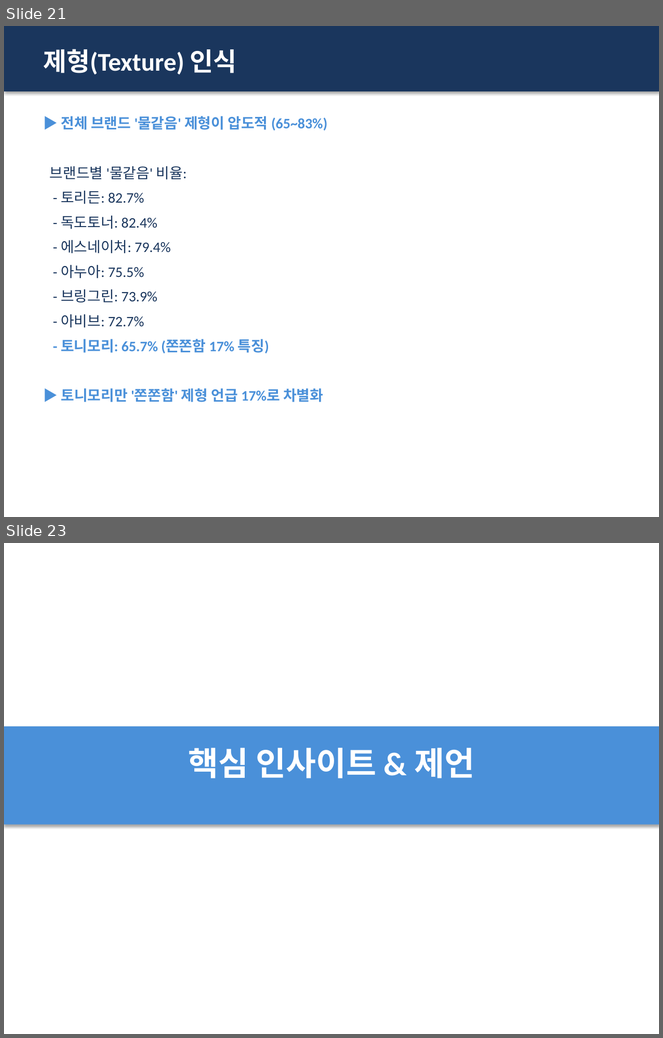
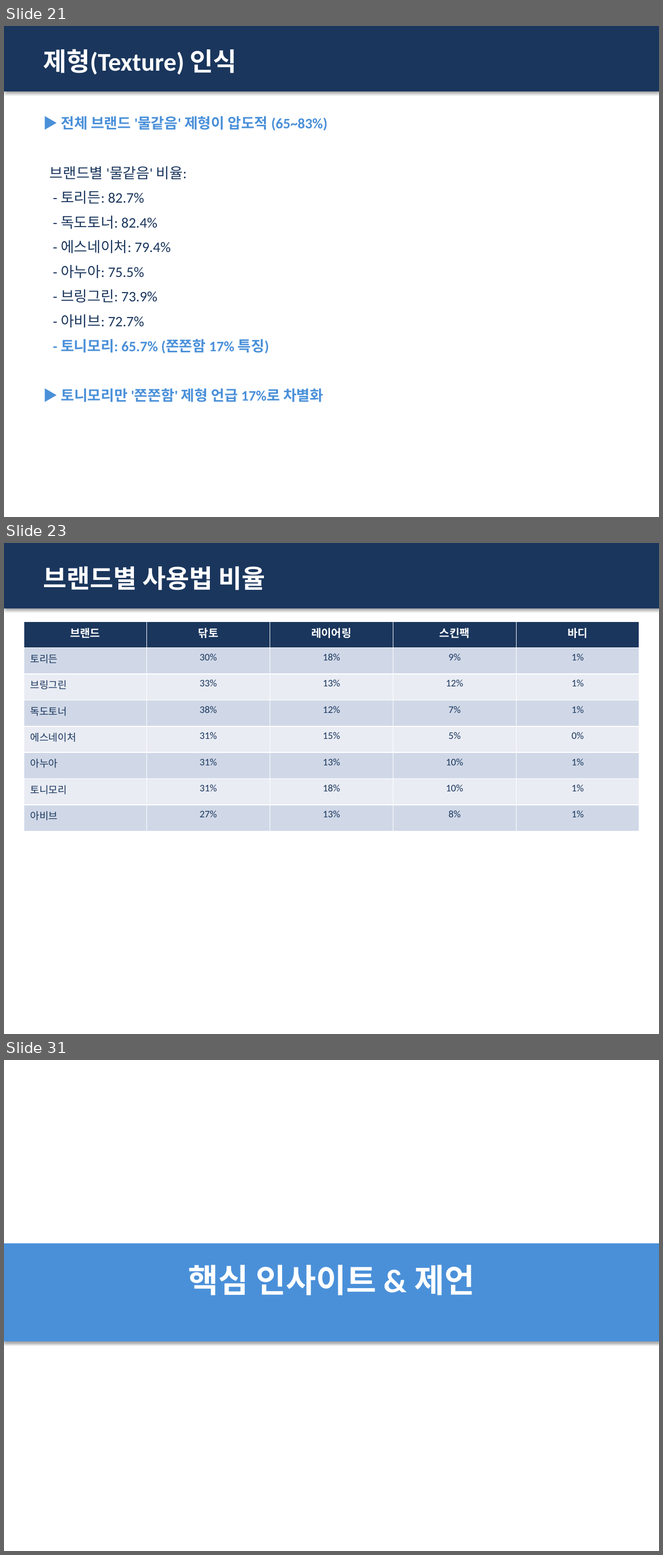
Before and after one commit to leeyoonsun53/review_analysis, a slide deck: output/토너_리뷰분석_리포트.pptx. Shown one above the other, each under a label of ours: slides 21 and 23 before the commit, slides 21, 23 and 31 after it; the slides between them are not shown. The pictures are 663x1038 and 663x1555 pixels, drawn with LibreOffice and Linux fonts; fonts in the diff are those of the drawing. Boxes give left, top, right and bottom in pixels: in the first picture for what was removed or moved away, otherwise in the second. Text is boxed around its words. In the diff, an @@ line names an element or a change of style, - is before the commit and + after.

```diff
--- a/output/토너_리뷰분석_리포트.pptx
+++ b/output/토너_리뷰분석_리포트.pptx
@@ slide 23 added at (4,543,659,1034), background #FFFFFF @@
@@ rectangle added at (4,543,659,609), fill #1A365D @@
@@ text added at (43,566,266,590), 28 pt, text #FFFFFF, bold @@
+브랜드별 사용법 비율
@@ table added at (24,622,639,831), 8 rows, 5 columns @@
+브랜드 | 닦토 | 레이어링 | 스킨팩 | 바디
+토리든 | 30% | 18% | 9% | 1%
+브링그린 | 33% | 13% | 12% | 1%
+독도토너 | 38% | 12% | 7% | 1%
+에스네이처 | 31% | 15% | 5% | 0%
+아누아 | 31% | 13% | 10% | 1%
+토니모리 | 31% | 18% | 10% | 1%
+아비브 | 27% | 13% | 8% | 1%
@@ what was slide 23 is now slide 31 @@
```
Also in this commit, not shown: 4 slides changed, 7 other slides added, 1 other file.
